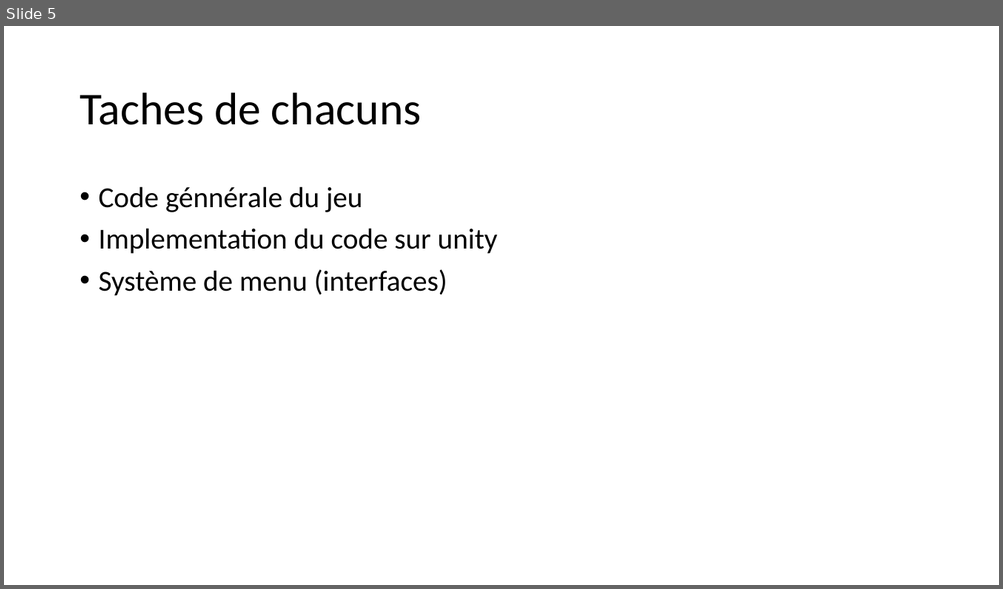
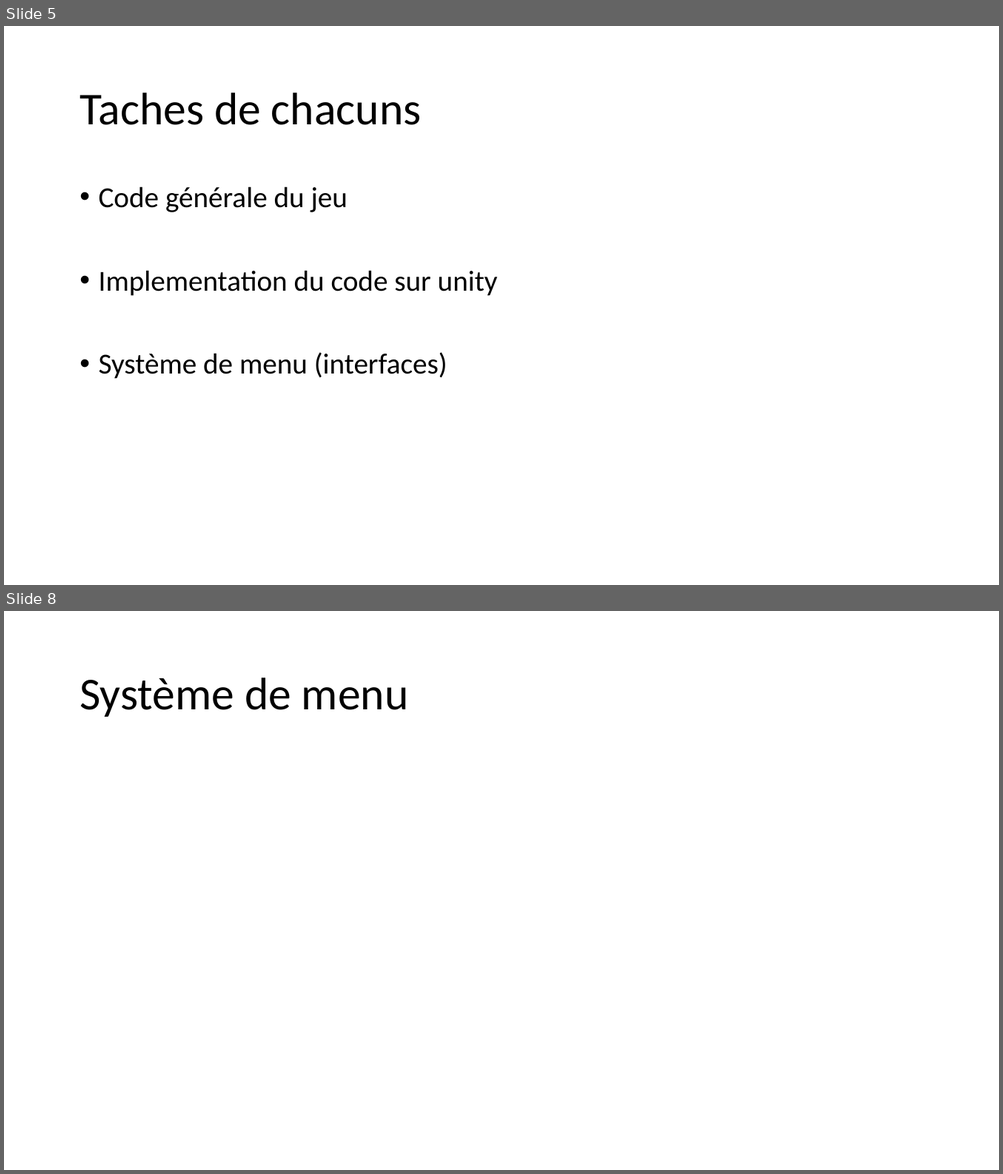
Before and after one commit to AlexandrEpita/Bizarre-Chess-Adventure, a slide deck: diapo soutenance.odp. Shown one above the other, each under a label of ours: slide 5 before the commit, slides 5 and 8 after it; the slides between them are not shown. The pictures are 1003x589 and 1003x1174 pixels, drawn with LibreOffice and Linux fonts; fonts in the diff are those of the drawing. Boxes give left, top, right and bottom in pixels: in the first picture for what was removed or moved away, otherwise in the second. Text is boxed around its words. In the diff, an @@ line names an element or a change of style, - is before the commit and + after.

```diff
--- a/diapo soutenance.odp
+++ b/diapo soutenance.odp
@@ slide 8 added at (4,611,999,1170), background #FFFFFF @@
@@ title added at (79,678,408,717), 44 pt, text #000000 @@
+Système de menu
@@ slide 5 changed as well @@
@@ text at (99,187,347,212): text changed @@
-• Code génnérale du jeu
+• Code générale du jeu
```
Also in this commit, not shown: 2 other slides changed, 6 other slides added, 4 slides removed.
